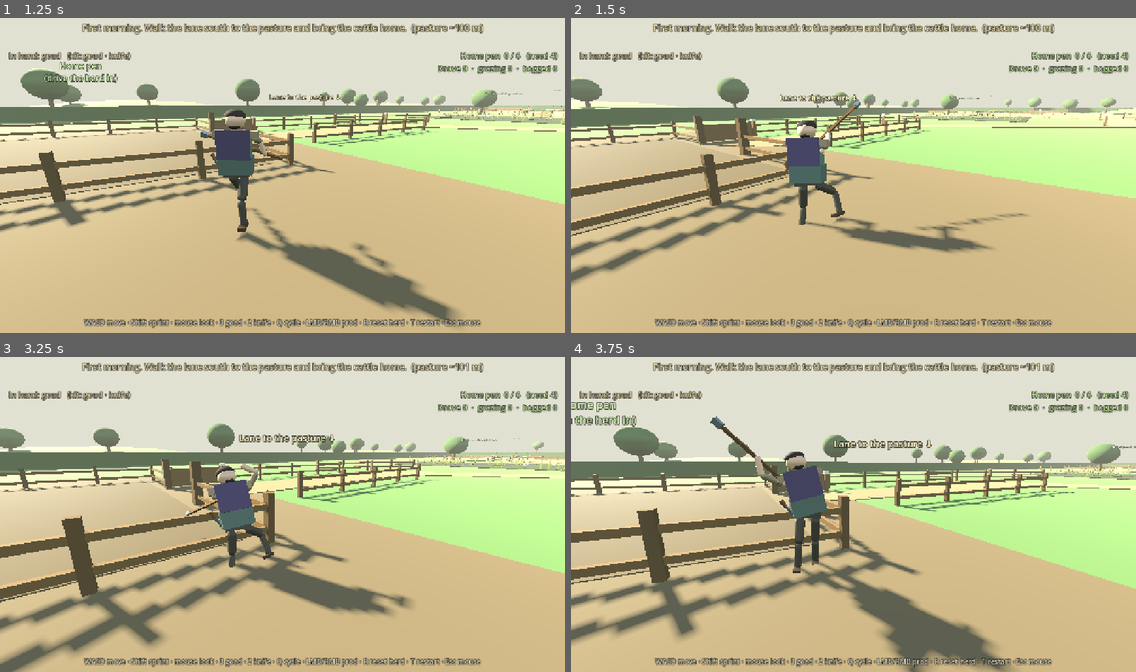
Above: before the commit, frames 1-4 (two rows, left to right).
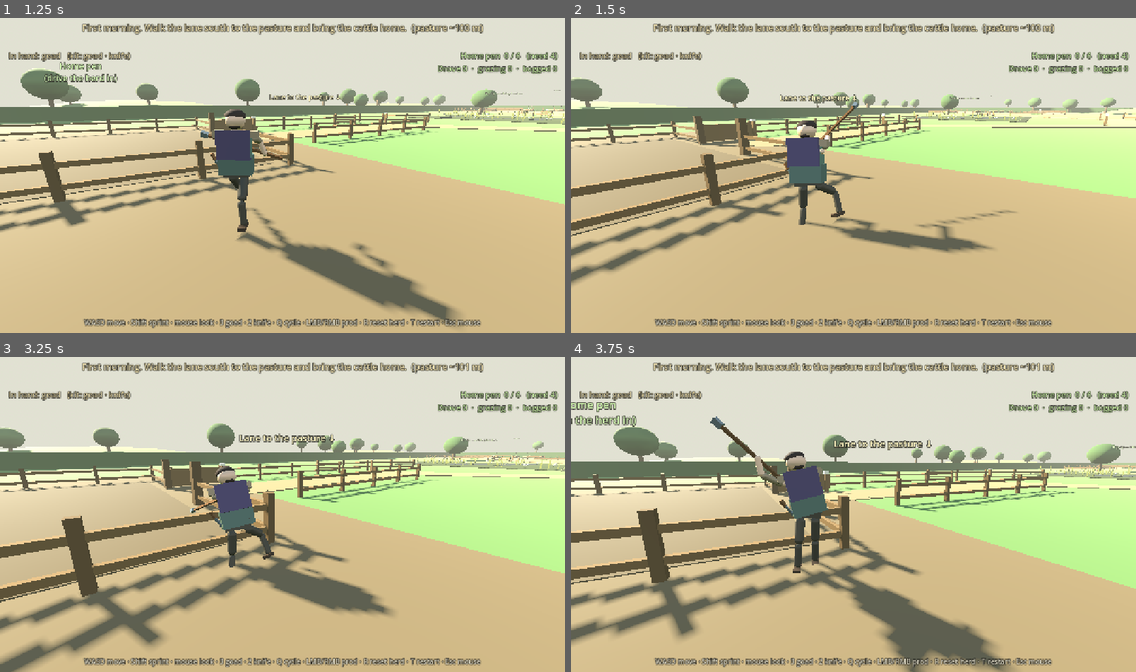
Above: after the commit, the same moments.

Repository: fortins4/devPlayground
Game: Godot game, scene res://scenes/prologue/opening_cattle_drive.tscn
Two runs of this game, one before a commit and one after it. Both use one fixed random seed, a clock stepped at 60 frames per second and the inputs below. This scene is started directly instead of the project's main scene.
Inputs (mouse positions are in pixels of both pictures, inside the frame that each line leads up to):
- Up to frame 1 (1.25 s): tap Enter at 0.5 s; move the mouse to (276, 178) at 0.52 s; hold W (move_forward) from 0.53 s (still down); hold Right mouse button (attack_heavy) from 0.53 s (still down); click (276, 178) at 0.67 s; tap Space (jump) at 0.77 s
- Up to frame 2 (1.5 s): keep holding W (move_forward); move the mouse to (893, 178) at 1.27 s; release Right mouse button (attack_heavy) at 1.28 s; click (893, 178) at 1.35 s
- Up to frame 3 (3.25 s): tap Space (jump) at 1.52, 3.02 s; move the mouse to (237, 508) at 2.02 s; hold H (band_toggle) 2.03-2.78 s; move the mouse to (288, 514) at 2.77 s; release W (move_forward) at 2.78 s; hold A (move_left) from 2.78 s (still down); tap Ctrl (crouch) at 2.85 s; click (288, 514) at 2.92 s
- Up to frame 4 (3.75 s): move the mouse to (830, 508) at 3.52 s; release A (move_left) at 3.53 s; hold W (move_forward) from 3.53 s (still down); hold Q (cycle_weapon) from 3.53 s (still down)

Frame 1 is identical in both runs. In frame 2, 0.4% of the frame differs, in the area x 43-81%, y 26-68%; in frame 3, 0.6%, in the area x 32-73%, y 33-80%; in frame 4, nothing differs.

Commit message:
fix(combat): push side mid further clear; widen spaced-grip reach
Left mid still read through the chest when the shaft sat too close.
Deepen L/R mid keys + face-quad, raise side slide cap, and allow IK
to reach the spaced stations when the wood is held out front.

Diff:
--- a/scripts/characters/player/player_controller.gd
+++ b/scripts/characters/player/player_controller.gd
@@ -1451,16 +1451,16 @@
 	# Side arcs stay in front of the torso (−Z). Mid keys used to park the
 	# butt on the centerline so the tip chord cut through the chest.
 	var left: Array = [
-		_swing_line(Vector3(-0.24, 1.32, -0.52), Vector3(-0.70, 0.52, -0.58)),
-		_swing_line(Vector3(-0.16, 1.22, -0.78), Vector3(0.55, 0.18, -0.98)),
-		_swing_line(Vector3(-0.06, 1.14, -0.72), Vector3(0.60, -0.30, -0.88)),
-		_swing_line(Vector3(0.02, 1.14, -0.58), Vector3(0.50, -0.48, -0.68)),
+		_swing_line(Vector3(-0.28, 1.34, -0.58), Vector3(-0.72, 0.58, -0.70)),
+		_swing_line(Vector3(-0.18, 1.24, -0.92), Vector3(0.48, 0.22, -1.18)),
+		_swing_line(Vector3(-0.08, 1.14, -0.86), Vector3(0.58, -0.28, -1.05)),
+		_swing_line(Vector3(0.00, 1.12, -0.68), Vector3(0.50, -0.50, -0.78)),
 	]
 	var right: Array = [
-		_swing_line(Vector3(0.24, 1.32, -0.52), Vector3(0.70, 0.52, -0.58)),
-		_swing_line(Vector3(0.16, 1.22, -0.78), Vector3(-0.55, 0.18, -0.98)),
-		_swing_line(Vector3(0.06, 1.14, -0.72), Vector3(-0.60, -0.30, -0.88)),
-		_swing_line(Vector3(-0.02, 1.14, -0.58), Vector3(-0.50, -0.48, -0.68)),
+		_swing_line(Vector3(0.28, 1.34, -0.58), Vector3(0.72, 0.58, -0.70)),
+		_swing_line(Vector3(0.18, 1.24, -0.92), Vector3(-0.48, 0.22, -1.18)),
+		_swing_line(Vector3(0.08, 1.14, -0.86), Vector3(-0.58, -0.28, -1.05)),
+		_swing_line(Vector3(0.00, 1.12, -0.68), Vector3(-0.50, -0.50, -0.78)),
 	]
 	# Overhead chop. Key 0 is the live bar over the head. These keep the
 	# hands high and drop the tip straight down the face side — not the
@@ -1529,8 +1529,8 @@
 	var goad := _place_continuous_shaft(butt_w, tip_w)
 	if goad:
 		# Fixed stations along the wood — nearest-to-shoulder piled both hands on the butt.
-		_grip_shaft_at_y(goad, "right_arm", "right_forearm", 0.14)
-		_grip_shaft_at_y(goad, "left_arm", "left_forearm", 0.52)
+		_grip_shaft_at_y(goad, "right_arm", "right_forearm", 0.10)
+		_grip_shaft_at_y(goad, "left_arm", "left_forearm", 0.58)
 
 
 func _continuous_line_at(u: float) -> Array:
@@ -1564,8 +1564,8 @@
 	if mid.z > -0.36:
 		mid.z = -0.55
 	# Side mid-arc: keep the bezier in front of the chest, not through it.
-	if absf(_swing_arc_aim.x) > 0.35 and mid.y > 0.75 and mid.y < 1.48:
-		mid.z = minf(mid.z, -0.78)
+	if absf(_swing_arc_aim.x) > 0.35 and mid.y > 0.70 and mid.y < 1.50:
+		mid.z = minf(mid.z, -0.92)
 	# Do not crest the skull. Overhead stays in front; a side swing stays wide.
 	if mid.y > 1.42 and absf(mid.x) < 0.34:
 		mid.z = minf(mid.z, -0.64)
@@ -1716,7 +1716,7 @@
 				along_c = maxf(dir.dot(chest_face.normalized()), 0.35)
 			push = maxf(push, (tp.z + 0.40) / along_c)
 	if push > 0.001:
-		var push_cap := 0.78 if absf(_swing_arc_aim.x) > 0.35 else 0.55
+		var push_cap := 0.95 if absf(_swing_arc_aim.x) > 0.35 else 0.55
 		var delta := dir * minf(push, push_cap)
 		butt_w += delta
 		tip_w += delta
@@ -2579,7 +2579,7 @@
 	var shoulder: Vector3 = arm.global_position
 	var best: Vector3 = shaft.to_global(Vector3(0.0, shaft_y, 0.0))
 	var best_d := shoulder.distance_to(best)
-	if best_d > 0.85:
+	if best_d > 1.15:
 		return
 	var l1 := 0.30
 	var palm := 0.22
